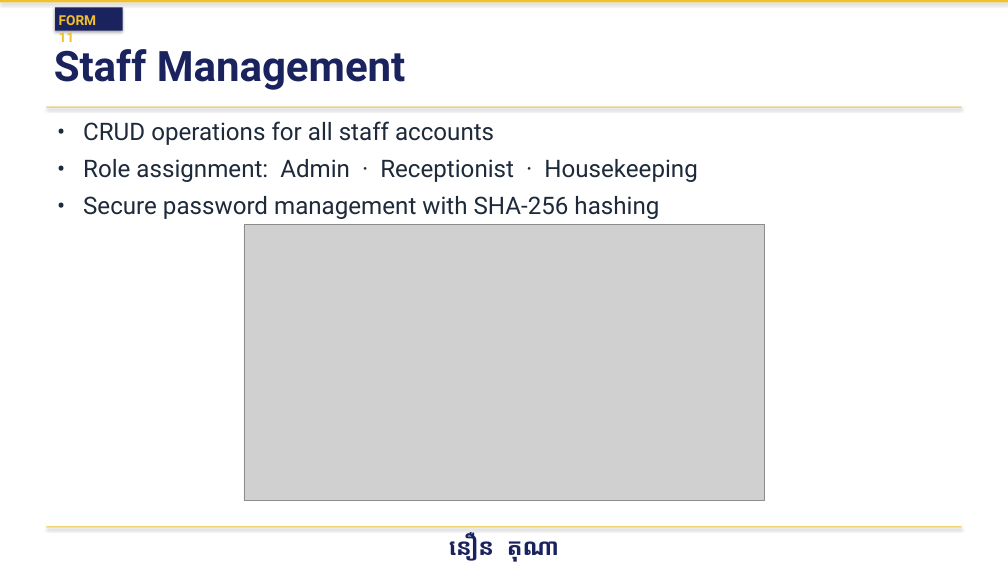
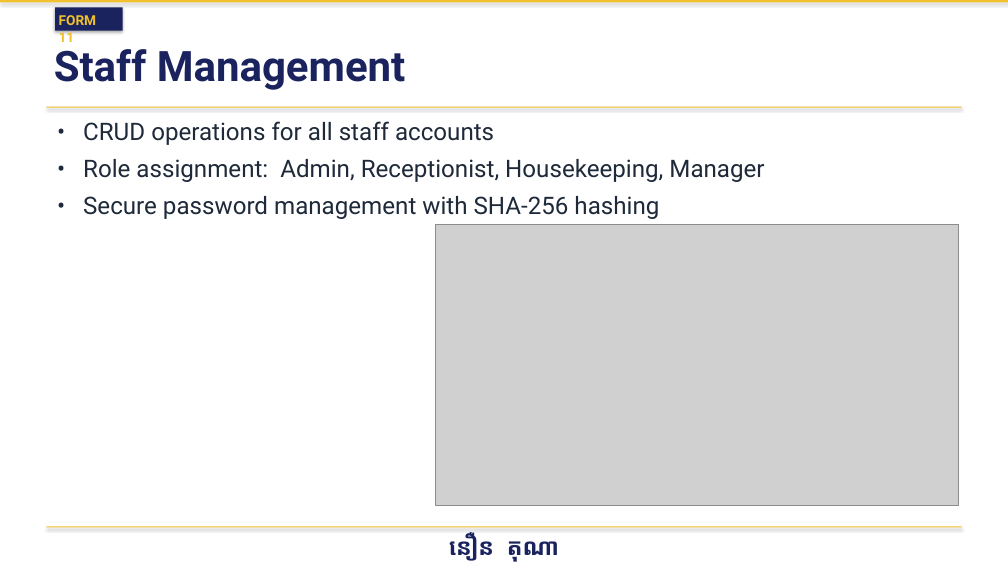
Before and after one commit to Vireakrom/hotel-management-system-OOAD, a slide deck: slide 14 of Documentation/HotelManagementSystem.pptx. Drawn at 1008x567 pixels with LibreOffice and Linux fonts; fonts in the diff are those of the drawing; grey boxes stand for pictures. Boxes give left, top, right and bottom in pixels: in the first picture for what was removed or moved away, otherwise in the second. Text is boxed around its words. In the diff, an @@ line names an element or a change of style, - is before the commit and + after.

```diff
--- a/Documentation/HotelManagementSystem.pptx
+++ b/Documentation/HotelManagementSystem.pptx
@@ text at [83,159,764,182]: text changed @@
-• Role assignment: Admin · Receptionist · Housekeeping
+• Role assignment: Admin, Receptionist, Housekeeping, Manager
@@ picture removed at [244,225,765,501] @@
@@ picture added at [436,225,958,505] @@
```
Also in this commit, not shown: 13 other slides changed, 13 other files.
